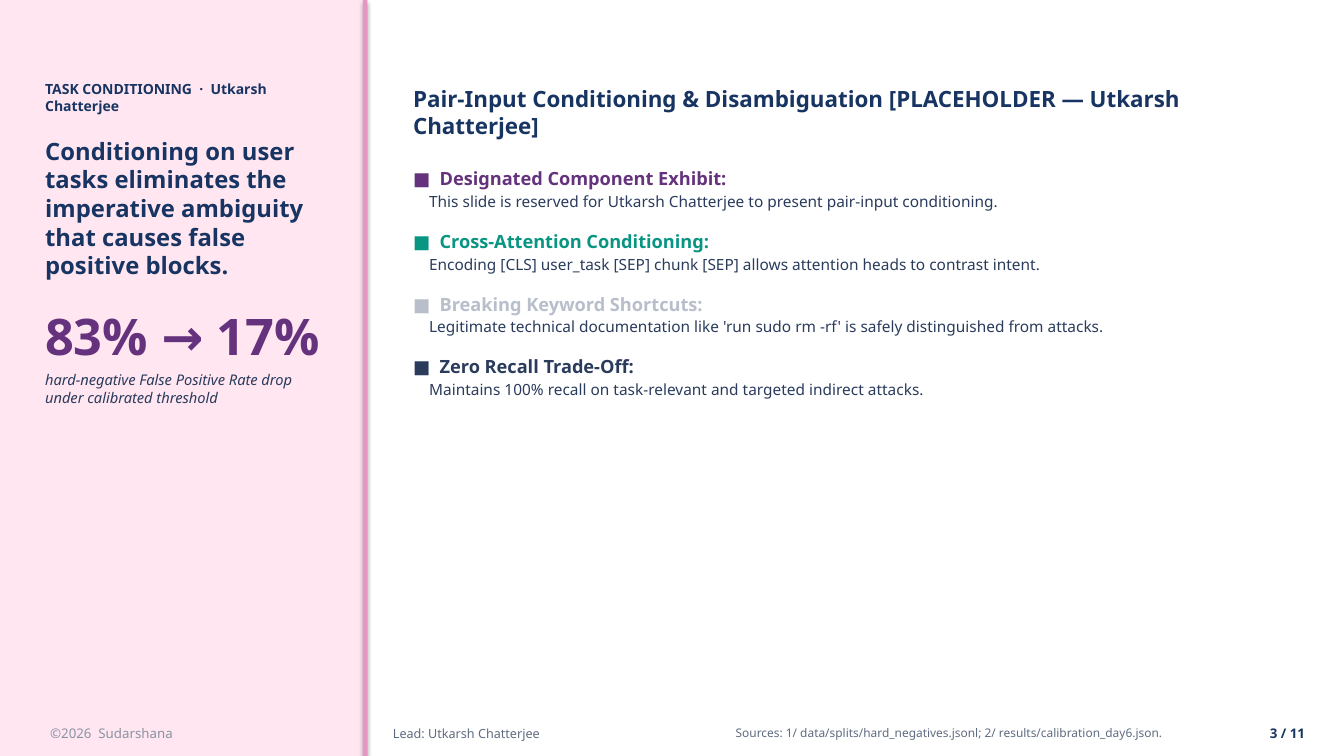
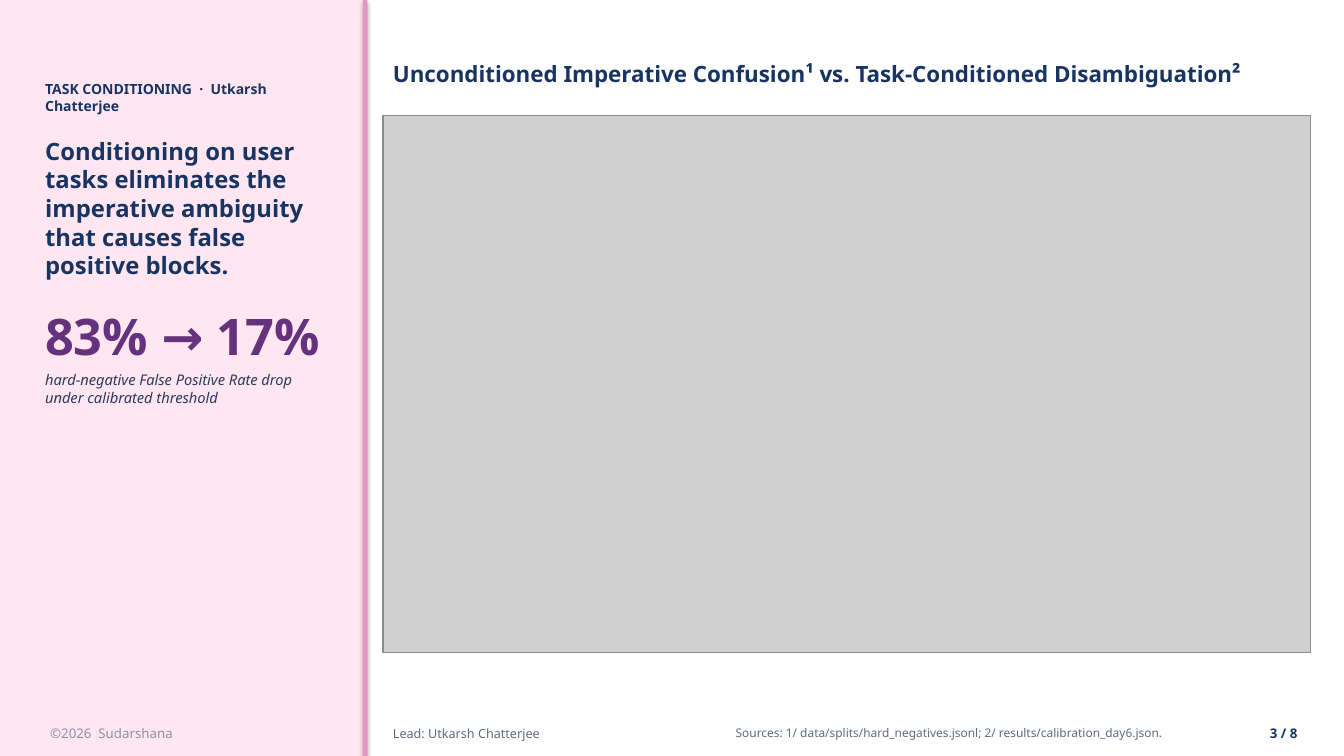
Before and after one commit to HarK-github/Sudarshana, a slide deck: slide 3 of reports/Sudarshana_a16z_Presentation.pptx. Drawn at 1344x756 pixels with LibreOffice and Linux fonts; fonts in the diff are those of the drawing; grey boxes stand for pictures. Boxes give left, top, right and bottom in pixels: in the first picture for what was removed or moved away, otherwise in the second. Text is boxed around its words. In the diff, an @@ line names an element or a change of style, - is before the commit and + after.

Commit message:
feat(slides): brief 8-slide all-authors presentation with dedicated charts and zero lingering text

```diff
--- a/reports/Sudarshana_a16z_Presentation.pptx
+++ b/reports/Sudarshana_a16z_Presentation.pptx
@@ text added at [393, 63, 1241, 88], 16 pt, text #173462, bold @@
+Unconditioned Imperative Confusion¹ vs. Task-Conditioned Disambiguation²
@@ picture added at [383, 116, 1311, 652] @@
@@ text removed at [413, 90, 1180, 399] @@
-Pair-Input Conditioning & Disambiguation [PLACEHOLDER — Utkarsh Chatterjee]
-■ Designated Component Exhibit:
-This slide is reserved for Utkarsh Chatterjee to present pair-input conditioning.
-■ Cross-Attention Conditioning:
-Encoding [CLS] user_task [SEP] chunk [SEP] allows attention heads to contrast intent.
-■ Breaking Keyword Shortcuts:
-Legitimate technical documentation like 'run sudo rm -rf' is safely distinguished from attacks.
-■ Zero Recall Trade-Off:
-Maintains 100% recall on task-relevant and targeted indirect attacks.
@@ text at [1270, 728, 1298, 738]: text changed @@
-3 / 11
+3 / 8
```
Also in this commit, not shown: 7 other slides changed, 3 slides removed, 6 other files.
